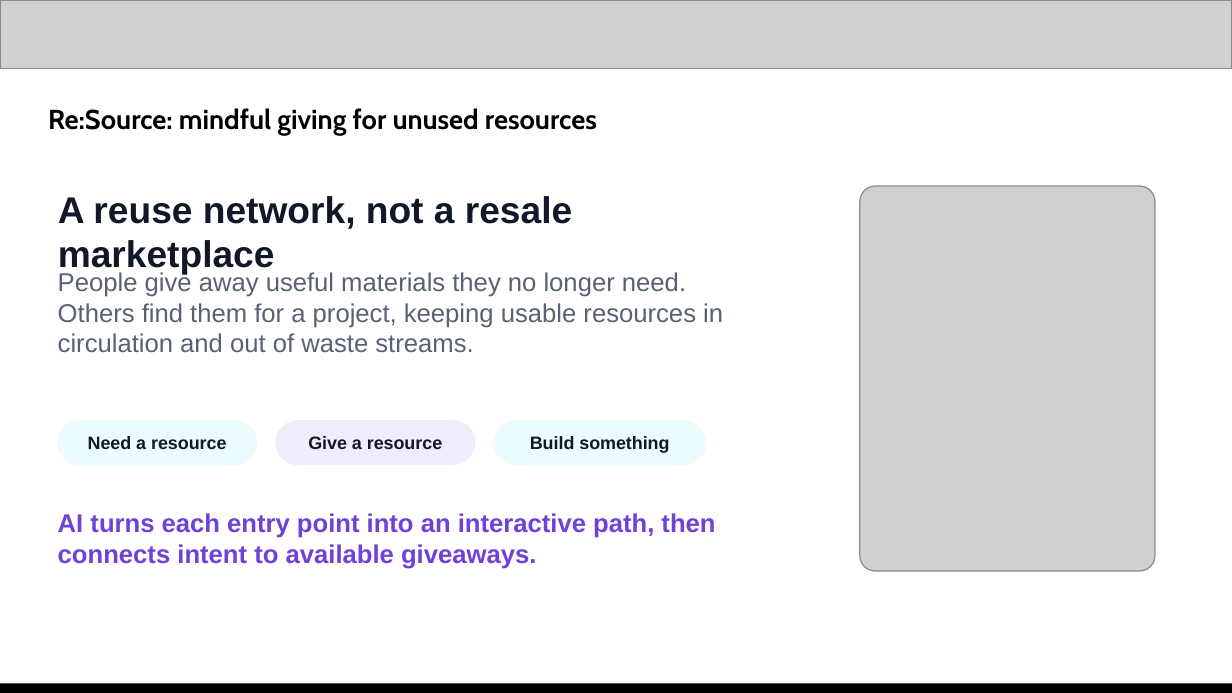
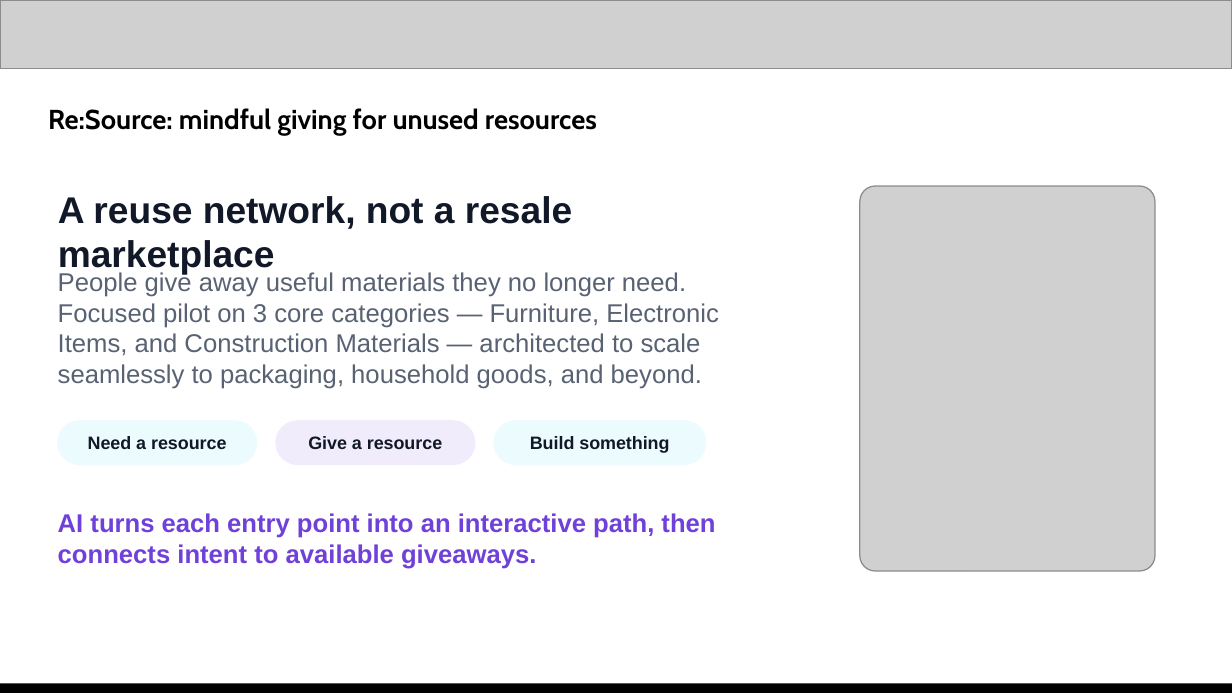
Before and after one commit to dhanyanavileker/Recursive-Minds-Submission, a slide deck: slide 3 of submission/ReSource_AI_Builder_Cup_Submission_v4.pptx. Drawn at 1232x693 pixels with LibreOffice and Linux fonts; fonts in the diff are those of the drawing; grey boxes stand for pictures. Boxes give left, top, right and bottom in pixels: in the first picture for what was removed or moved away, otherwise in the second. Text is boxed around its words. In the diff, an @@ line names an element or a change of style, - is before the commit and + after.

```diff
--- a/submission/ReSource_AI_Builder_Cup_Submission_v4.pptx
+++ b/submission/ReSource_AI_Builder_Cup_Submission_v4.pptx
@@ text at (58, 270, 719, 389): text changed @@
-People give away useful materials they no longer need. Others find them for a project, keeping usable resources in circulation and out of waste streams.
+People give away useful materials they no longer need. Focused pilot on 3 core categories — Furniture, Electronic Items, and Construction Materials — architected to scale seamlessly to packaging, household goods, and beyond.
```
Also in this commit, not shown: 2 other slides changed, 17 other files.
